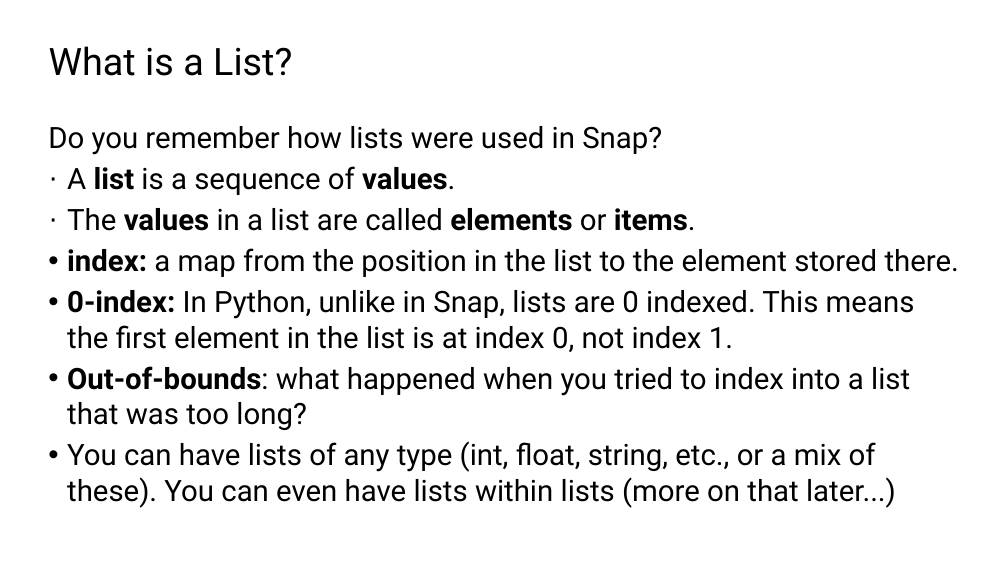
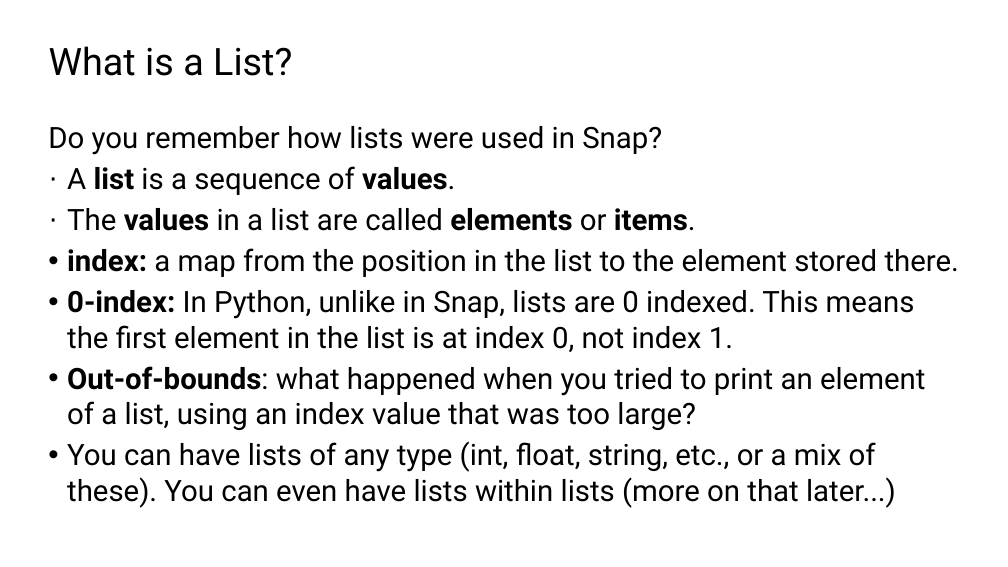
Before and after one commit to TEALSK12/2nd-semester-introduction-to-computer-science, a slide deck: slide 6 of docs/units/2_unit/slidedecks/Intro Python 2.04 TEALS.pptx. Drawn at 1008x567 pixels with LibreOffice and Linux fonts; fonts in the diff are those of the drawing; background and template pictures are left out. Boxes give left, top, right and bottom in pixels: in the first picture for what was removed or moved away, otherwise in the second. Text is boxed around its words. In the diff, an @@ line names an element or a change of style, - is before the commit and + after.

```diff
--- a/docs/units/2_unit/slidedecks/Intro Python 2.04 TEALS.pptx
+++ b/docs/units/2_unit/slidedecks/Intro Python 2.04 TEALS.pptx
@@ text at (x1=67, y1=366, x2=925, y2=430): text changed @@
-• Out-of-bounds: what happened when you tried to index into a list that was too long?
+• Out-of-bounds: what happened when you tried to print an element of a list, using an index value that was too large?
```
Also in this commit, not shown: 10 other slides changed, 42 other files.
